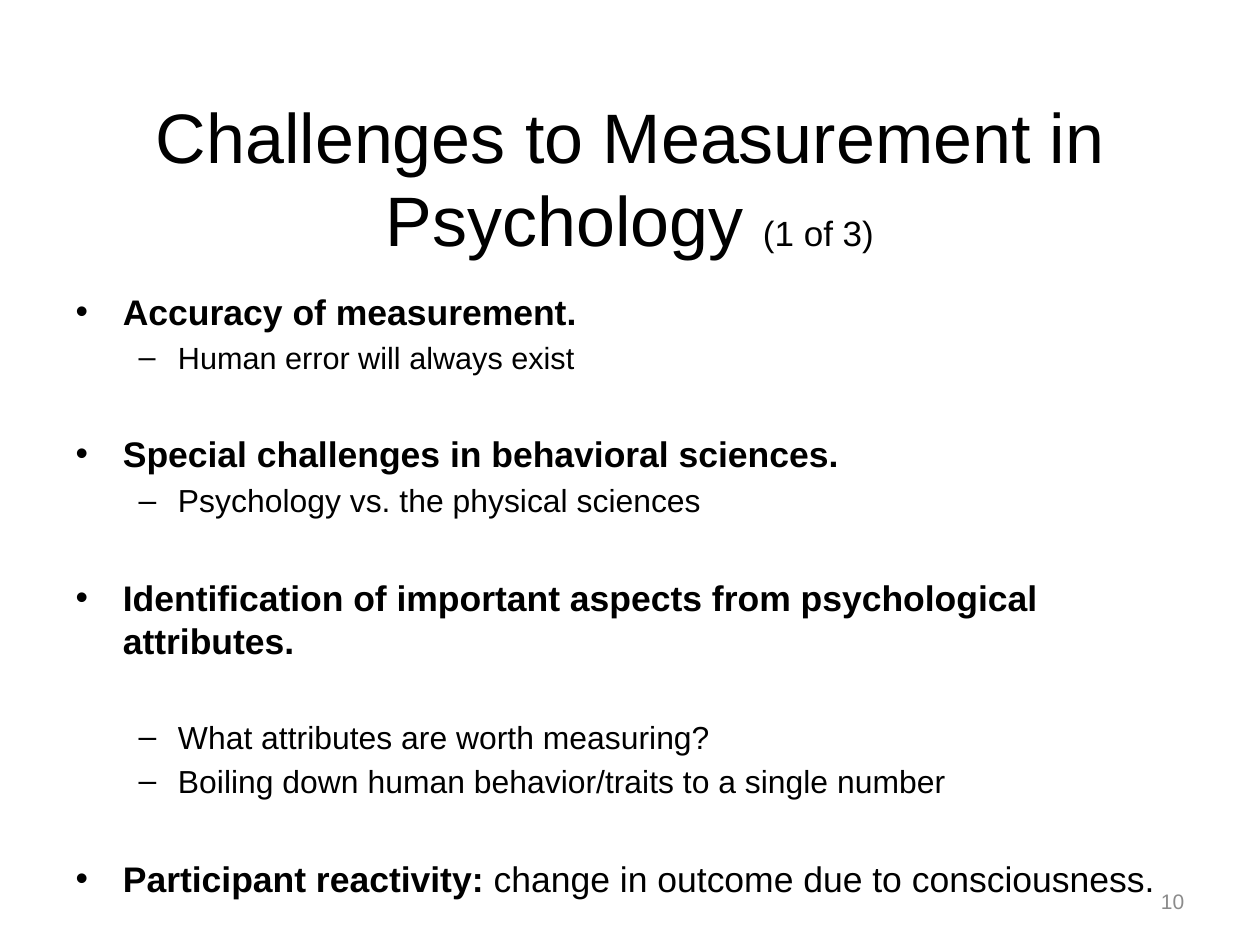
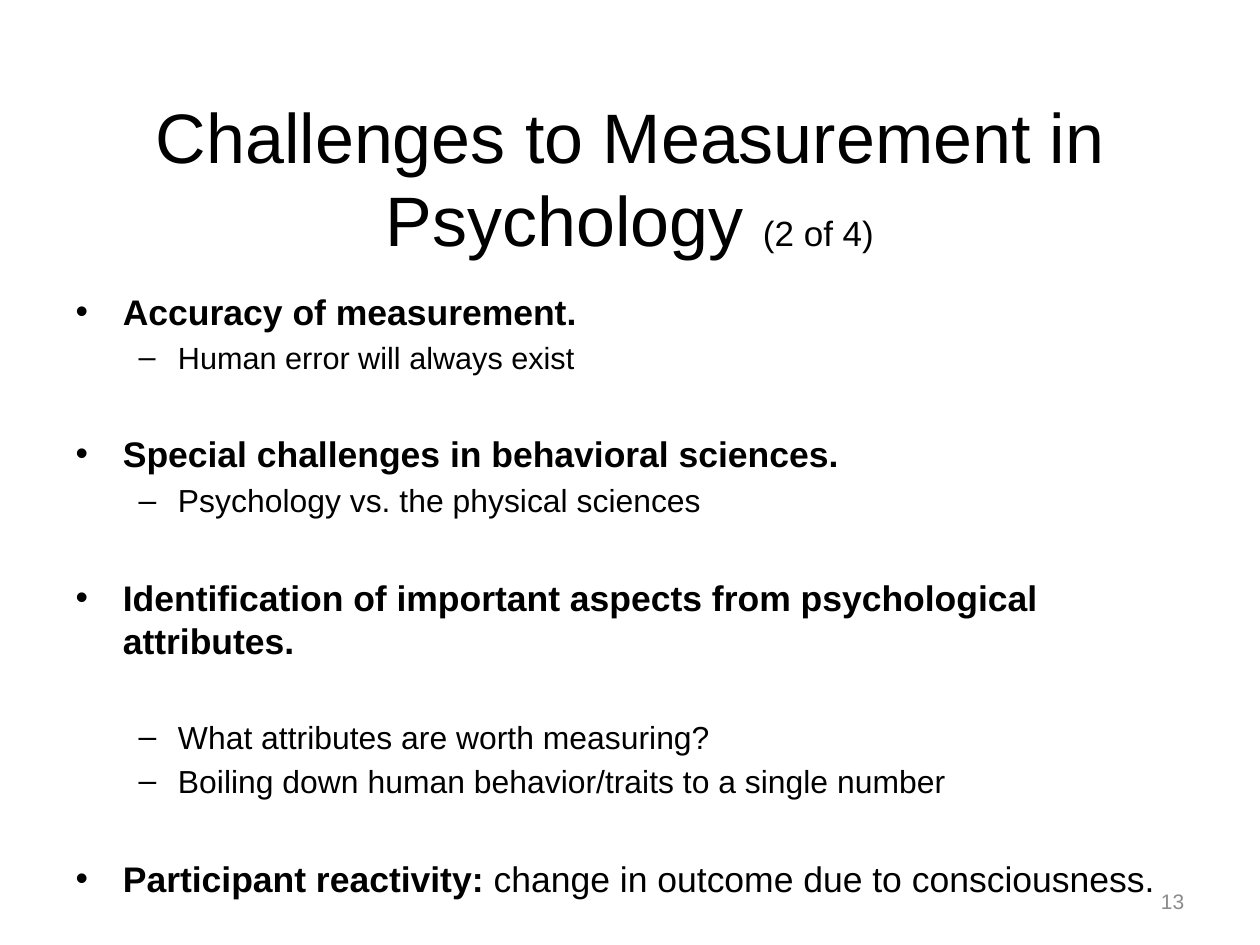
Before and after one commit to npm27/Teaching-Materials, a slide deck: slide 13 of Tests and Eval/Fall 25/Slides/1 Chapter 1.pptx (slide 10 before the commit). Drawn at 1260x945 pixels with LibreOffice and Linux fonts; fonts in the diff are those of the drawing. Boxes give left, top, right and bottom in pixels: in the first picture for what was removed or moved away, otherwise in the second. Text is boxed around its words. In the diff, an @@ line names an element or a change of style, - is before the commit and + after.

```diff
--- a/Tests and Eval/Fall 25/Slides/1 Chapter 1.pptx
+++ b/Tests and Eval/Fall 25/Slides/1 Chapter 1.pptx
@@ title at <box>156,112,1104,260</box>: text changed @@
-Challenges to Measurement in Psychology (1 of 3)
+Challenges to Measurement in Psychology (2 of 4)
@@ page number at <box>1161,894,1184,909</box>: text changed @@
-10
+13
```
Also in this commit, not shown: 3 other slides changed, 3 slides added, 39 other files.
